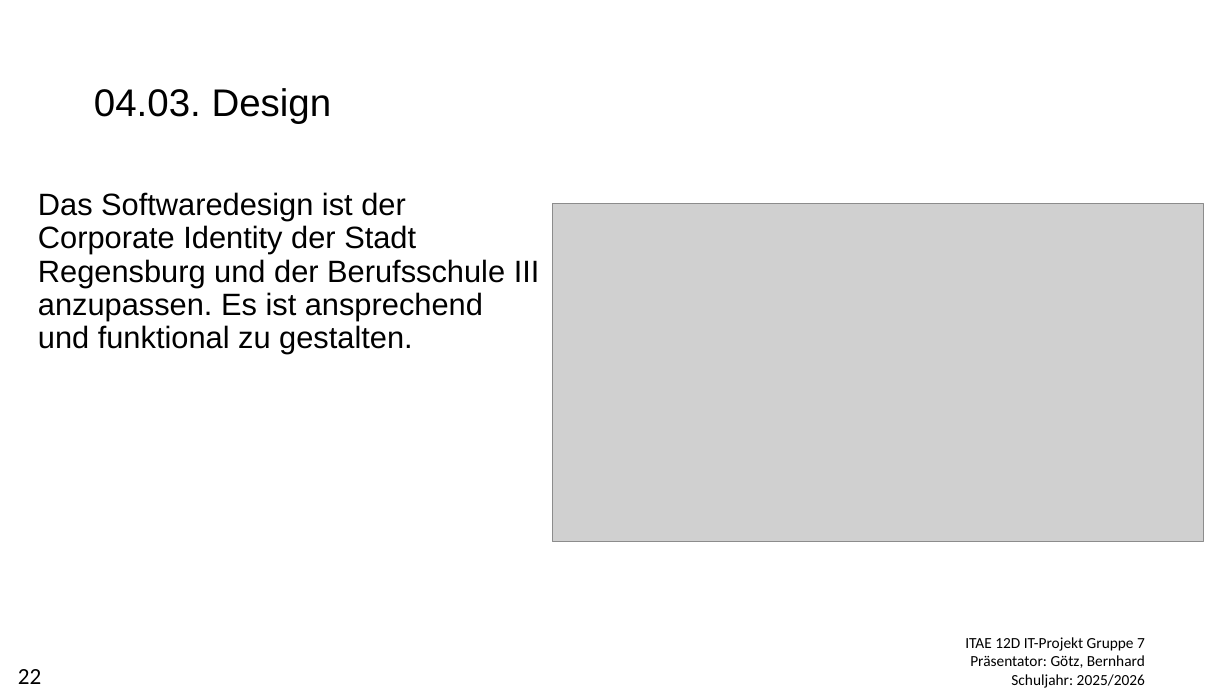
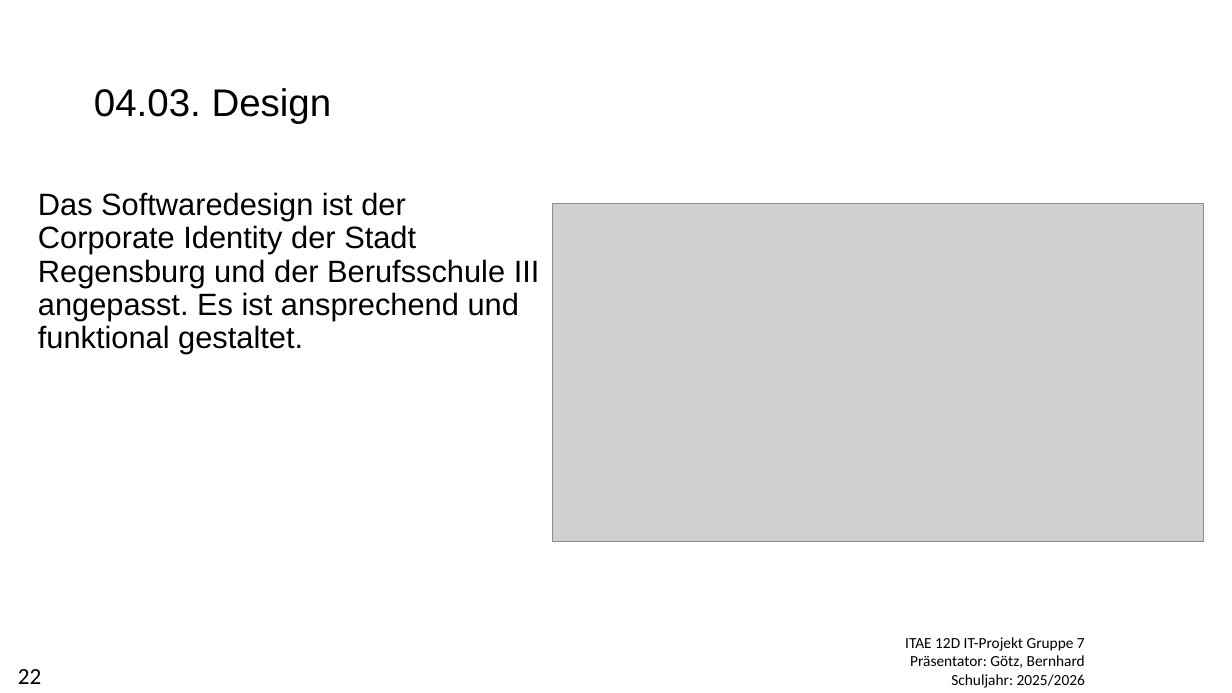
Before and after one commit to AE12-Projekt-Gruppe-7/EvalPro, a slide deck: slide 22 of docs/Praesentationen/Praesentation_Pflichtenheft_Gruppe7.pptx. Drawn at 1232x693 pixels with LibreOffice and Linux fonts; fonts in the diff are those of the drawing; grey boxes stand for pictures; background and template pictures are left out. Boxes give left, top, right and bottom in pixels: in the first picture for what was removed or moved away, otherwise in the second. Text is boxed around its words. In the diff, an @@ line names an element or a change of style, - is before the commit and + after.

Commit message:
Praesentation_Pflichtenheft_Gruppe7.pptx - Kleinere Anpassungen am Text und ergänzung von Überschrift

```diff
--- a/docs/Praesentationen/Praesentation_Pflichtenheft_Gruppe7.pptx
+++ b/docs/Praesentationen/Praesentation_Pflichtenheft_Gruppe7.pptx
@@ text at <box>38,192,540,354</box>: text changed @@
-Das Softwaredesign ist der Corporate Identity der Stadt Regensburg und der Berufsschule III anzupassen. Es ist ansprechend und funktional zu gestalten.
+Das Softwaredesign ist der Corporate Identity der Stadt Regensburg und der Berufsschule III angepasst. Es ist ansprechend und funktional gestaltet.
@@ text "ITAE 12D IT-Projekt Gruppe 7": place and size @@
-text "ITAE 12D IT-Projekt Gruppe 7" at <box>965,637,1145,688</box>
+text "ITAE 12D IT-Projekt Gruppe 7" at <box>905,637,1085,688</box>
```
Also in this commit, not shown: 29 other slides changed, 3 slides added, 1 slide removed.
